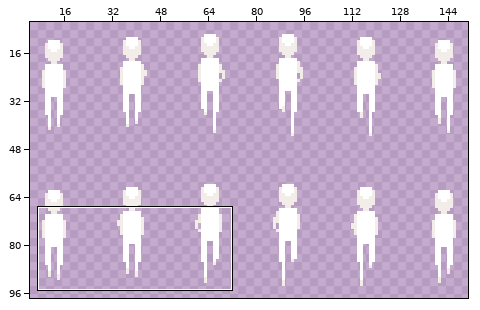
Two versions of one sprite sheet, Assets/Resources/Player/RunAnimation/BackRun.png. The picture above shows the old version from afar; the outline marks the close-up.
Close-up. Before the commit:
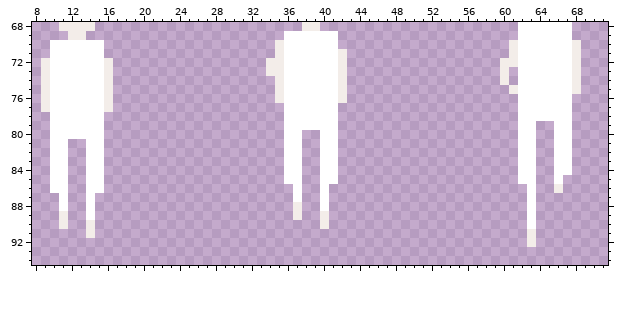
The file is 156x100 pixels. Shown: x 8..71, y 68..94. The wide view leaves out empty margins. The commit also changed other parts of the picture, which this record leaves out.
Now the later version:
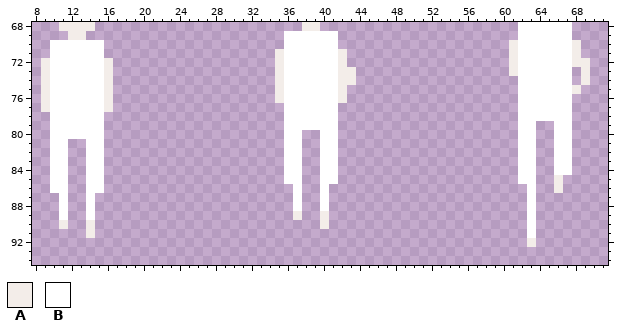
Palette (. is transparent): A #f3ede9  B #ffffff
What changed:
@@ x 32..71 @@
 69 ....BBBBBB....................BBBBBB....
-70 ...ABBBBBB...................ABBBBBBA...
+70 ....BBBBBB...................ABBBBBBA...
 71 ...ABBBBBBA..................ABBBBBBA...
-72 ..AABBBBBBA.................AABBBBBBA...
-73 ..AABBBBBBA.................A.BBBBBBA...
-74 ...ABBBBBBA.................A.BBBBBBA...
-75 ...ABBBBBBA..................ABBBBBBA...
+72 ...ABBBBBBA..................ABBBBBBAA..
+73 ...ABBBBBBAA.................ABBBBBB.A..
+74 ...ABBBBBBAA..................BBBBBB.A..
+75 ...ABBBBBBA...................BBBBBBA...
 76 ...ABBBBBBA...................BBBBBB....
@@ x 8..71 @@
 84 ..BB..BB....................BB..BB....................BB..BB....
-85 ..BB..BB....................BB..BB....................BB..B.....
+85 ..BB..BB....................BB..BB....................BB..A.....
 86 ..BB..BB.....................B..B......................B..A.....
 87 ...B..B......................B..B......................B........
-88 ...B..B......................A..B......................B........
-89 ...A..B......................A..A......................B........
+88 ...B..B......................B..B......................B........
+89 ...B..B......................A..A......................B........
 90 ...A..A.........................A......................B........
-91 ......A................................................A........
+91 ......A................................................B........
 92 .......................................................A........
Boxes around the changes in both close-ups, in picture pixels (x1, y1, x2, y2):
erased: (266, 40, 284, 76)
changed: (500, 58, 518, 94)
changed: (572, 58, 590, 85)
added: (347, 67, 356, 85)
changed: (554, 175, 563, 184)
changed: (293, 202, 302, 211)
changed: (59, 211, 68, 220)
changed: (527, 229, 536, 238)
